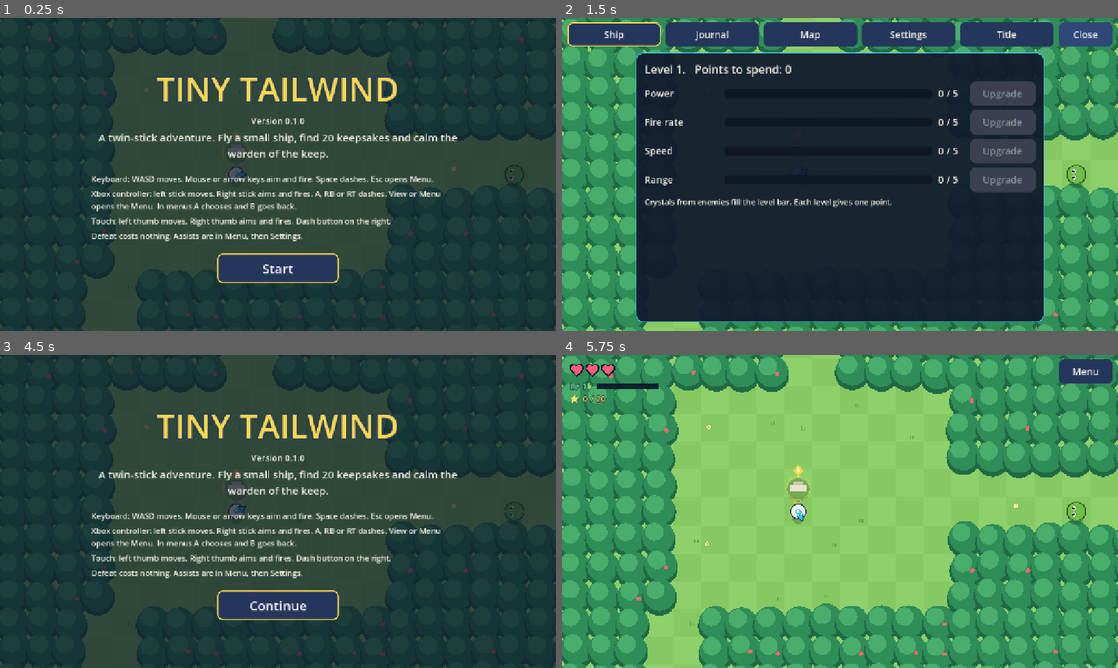
Above: before the commit, frames 1-4 (two rows, left to right).
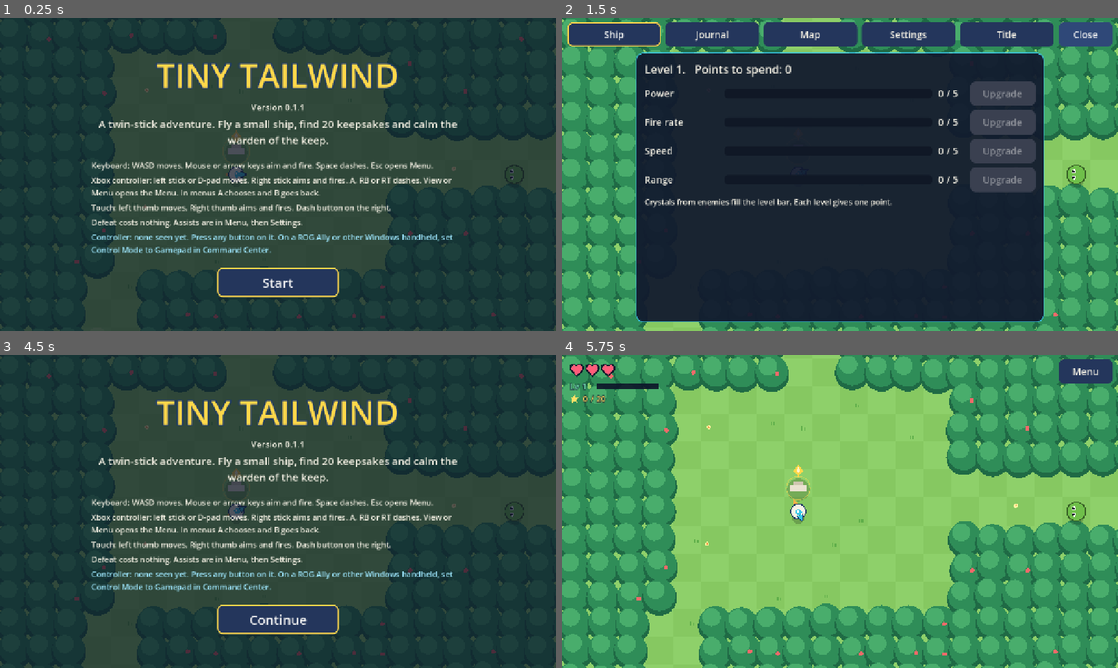
Above: after the commit, the same moments.

Repository: bclark10121-cloud/tiny-tailwind
Game: Godot game, scene res://main.tscn
The game is run twice, just before and just after one commit, with the same random seed, the same clock (stepped at 60 frames per second) and the same inputs.
Inputs:
- Up to frame 1 (0.25 s): no input
- Up to frame 2 (1.5 s): click "Start" at 0.5 s; click "Menu" at 1.25 s
- Up to frame 3 (4.5 s): click "Ship" at 2 s; click "Journal" at 2.75 s; click "Map" at 3.5 s; click "Title" at 4.25 s
- Up to frame 4 (5.75 s): click "Continue" at 5 s

The runs differ from the first frame. In frame 1, 13% of the frame differs, in the area x 16-83%, y 14-90%; in frame 2, nothing differs; in frame 3, 13%; in frame 4, less than 0.1%.

Commit message:
Tiny Tailwind v0.1.1: D-pad flies the ship, controller status line
Brian could not fly the ship with a controller in a browser on his ROG handheld. The D-pad now moves the ship. The title card and Settings name the controller the game sees, or say none is seen and point to Gamepad control mode. The game page adds handheld steps.

Co-Authored-By: Claude Opus 5.5 <noreply@anthropic.com>
Claude-Session: https://claude.ai/code/session_0117TTYCRghBZLfddXFNktAx

Diff:
--- a/project.godot
+++ b/project.godot
@@ -3,7 +3,7 @@
 
 [application]
 config/name="Tiny Tailwind"
-config/version="0.1.0"
+config/version="0.1.1"
 run/main_scene="res://main.tscn"
 config/features=PackedStringArray("4.6", "GL Compatibility")
 config/icon="res://icon.png"
--- a/scripts/hud.gd
+++ b/scripts/hud.gd
@@ -25,6 +25,8 @@
 var map_ctl: Control
 var set_btns: Dictionary = {}
 var erase_armed: bool = false
+var pad_title: Label
+var pad_settings: Label
 var messages: Array[String] = []
 var msg_t: float = 0.0
 var sm: Rect2 = Rect2()          # safe area in HUD units (E5.3)
@@ -71,6 +73,8 @@
 	_build_title()
 	_build_end()
 	get_viewport().size_changed.connect(_layout)
+	Input.joy_connection_changed.connect(_on_pad_changed)
+	_on_pad_changed(0, false)
 	_layout()
 
 func _make_theme() -> Theme:
@@ -228,6 +232,9 @@
 		b.size_flags_horizontal = Control.SIZE_EXPAND_FILL
 		grid.add_child(b)
 		set_btns[id] = b
+	pad_settings = _label("", 18)
+	pad_settings.add_theme_color_override("font_color", Color("9fe8ff"))
+	v.add_child(pad_settings)
 	v.add_child(_label("Assists are here to use. Auto aim points and fires for you. Game speed slows everything. Invincible stops all damage. Defeat never costs anything.", 18))
 
 func _build_title() -> void:
@@ -256,9 +263,12 @@
 	v.add_child(what)
 	v.add_child(_label(" ", 8))
 	v.add_child(_label("Keyboard: WASD moves. Mouse or arrow keys aim and fire. Space dashes. Esc opens Menu.", 18))
-	v.add_child(_label("Xbox controller: left stick moves. Right stick aims and fires. A, RB or RT dashes. View or Menu opens the Menu. In menus A chooses and B goes back.", 18))
+	v.add_child(_label("Xbox controller: left stick or D-pad moves. Right stick aims and fires. A, RB or RT dashes. View or Menu opens the Menu. In menus A chooses and B goes back.", 18))
 	v.add_child(_label("Touch: left thumb moves. Right thumb aims and fires. Dash button on the right.", 18))
 	v.add_child(_label("Defeat costs nothing. Assists are in Menu, then Settings.", 18))
+	pad_title = _label("", 18)
+	pad_title.add_theme_color_override("font_color", Color("9fe8ff"))
+	v.add_child(pad_title)
 	v.add_child(_label(" ", 8))
 	start_btn = _button("Start", _on_start)
 	start_btn.custom_minimum_size = Vector2(280, 68)
@@ -465,6 +475,22 @@
 		messages.append(text)
 		if messages.size() == 1:
 			msg_t = 2.6
+
+## Says whether the game sees a controller, so a player can tell a game problem from a device setting.
+func pad_text() -> String:
+	var pads: Array[int] = Input.get_connected_joypads()
+	if pads.is_empty():
+		return "Controller: none seen yet. Press any button on it. On a ROG Ally or other Windows handheld, set Control Mode to Gamepad in Command Center."
+	var id: int = pads[0]
+	var known: String = "" if Input.is_joy_known(id) else " (not a standard layout. Buttons may not match)"
+	return "Controller: %s%s" % [Input.get_joy_name(id).left(48), known]
+
+func _on_pad_changed(_device: int, _connected: bool) -> void:
+	var t: String = pad_text()
+	if pad_title != null:
+		pad_title.text = t
+	if pad_settings != null:
+		pad_settings.text = t
 
 func focus_text() -> String:
 	var f: Control = get_viewport().gui_get_focus_owner()
--- a/scripts/main.gd
+++ b/scripts/main.gd
@@ -11,7 +11,7 @@
 const Hud := preload("res://scripts/hud.gd")
 const Bot := preload("res://scripts/bot.gd")
 
-const VERSION := "0.1.0"
+const VERSION := "0.1.1"
 const T := 64.0
 const PR := 17.0
 const MAX_BULLETS := 700
@@ -246,6 +246,10 @@
 	_act("aim_right", [KEY_RIGHT], JOY_AXIS_RIGHT_X, 1.0)
 	_act("aim_up", [KEY_UP], JOY_AXIS_RIGHT_Y, -1.0)
 	_act("aim_down", [KEY_DOWN], JOY_AXIS_RIGHT_Y, 1.0)
+	_joy_button("move_left", JOY_BUTTON_DPAD_LEFT)      # the D-pad flies the ship too
+	_joy_button("move_right", JOY_BUTTON_DPAD_RIGHT)
+	_joy_button("move_up", JOY_BUTTON_DPAD_UP)
+	_joy_button("move_down", JOY_BUTTON_DPAD_DOWN)
 	_act("dash", [KEY_SPACE, KEY_SHIFT], JOY_AXIS_TRIGGER_RIGHT, 1.0)
 	_joy_button("dash", JOY_BUTTON_A)
 	_joy_button("dash", JOY_BUTTON_RIGHT_SHOULDER)
@@ -1214,7 +1218,7 @@
 		"finds": (save["finds"] as Array).size(), "level": int(save["level"]), "xp": int(save["xp"]), "points": int(save["points"]),
 		"alive": alive, "awake": awake, "shots": b_live, "menu": hud.menu_open, "tab": hud.tab, "touch": touch_visible,
 		"dash": has_dash(), "flags": save["flags"], "cp": str(save["cp"]), "arena": active_arena, "kills": int(save["kills"]),
-		"defeats": int(save["defeats"]), "difficulty": int(save["difficulty"]), "focus": hud.focus_text(), "dash_cd": dash_cd, "dashes": dash_count, "boss_hp": boss.hp if boss != null else -1.0, "version": VERSION}
+		"defeats": int(save["defeats"]), "difficulty": int(save["difficulty"]), "focus": hud.focus_text(), "dash_cd": dash_cd, "dashes": dash_count, "pads": Input.get_connected_joypads().size(), "pad_line": hud.pad_text(), "boss_hp": boss.hp if boss != null else -1.0, "version": VERSION}
 
 func _test_cmd(cmd: String) -> void:
 	var maps: Dictionary = world["maps"]
Not shown, changed: export_presets.cfg
Not shown, changed: BACKLOG.md
Not shown, changed: STANDARDS_OVERRIDES.md
Not shown, removed: docs/downloads/TinyTailwind-v0.1.0.apk
Not shown, added: docs/downloads/TinyTailwind-v0.1.1.apk
Not shown, changed: docs/play/index.pck
Not shown, added: docs/release-notes/v0.1.1.md
